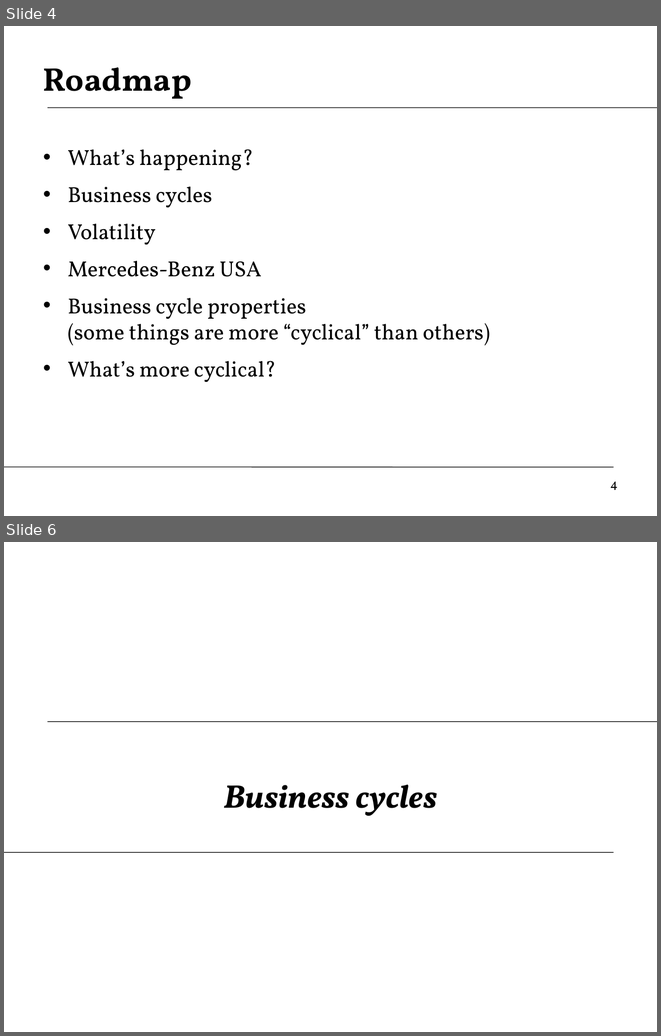
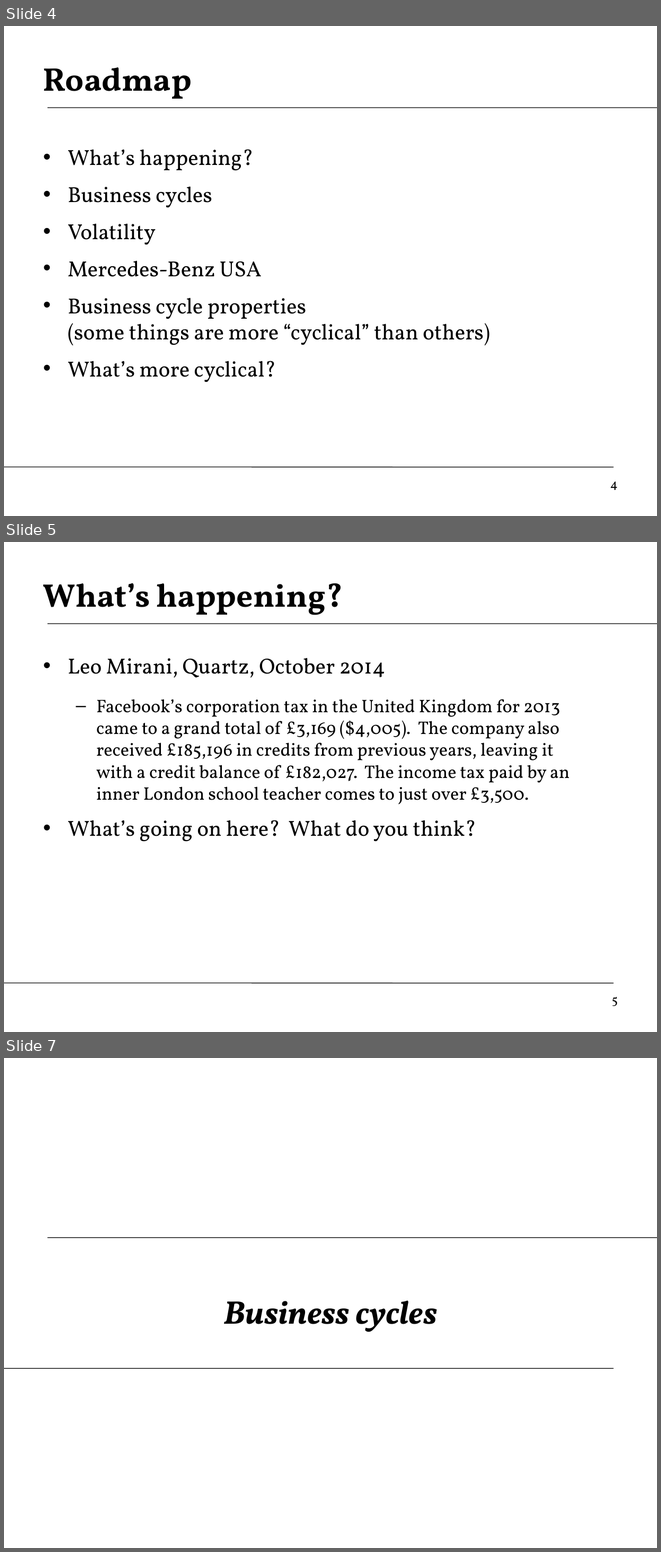
Before and after one commit to DaveBackus/Global_Economy, a slide deck: Slides/slides_cycleprops_f14.pptx. Shown one above the other, each under a label of ours: slides 4 and 6 before the commit, slides 4, 5 and 7 after it; the slides between them are not shown. The pictures are 661x1036 and 661x1552 pixels, drawn with LibreOffice and Linux fonts; fonts in the diff are those of the drawing. Boxes give left, top, right and bottom in pixels: in the first picture for what was removed or moved away, otherwise in the second. Text is boxed around its words. In the diff, an @@ line names an element or a change of style, - is before the commit and + after.

```diff
--- a/Slides/slides_cycleprops_f14.pptx
+++ b/Slides/slides_cycleprops_f14.pptx
@@ slide 5 added at bbox=[4, 542, 657, 1032], background #FFFFFF; not listed: 2 template elements that a slide beside it also shows @@
@@ title added at bbox=[43, 583, 343, 615], 36 pt, text #000000, bold @@
+What’s happening?
@@ text added at bbox=[68, 658, 570, 841], 20 pt, text #000000 @@
+• Leo Mirani, Quartz, October 2014
+  – Facebook’s corporation tax in the United Kingdom for 2013 came to a grand total of £3,169 ($4,005). The company also received £185,196 in credits from previous years, leaving it with a credit balance of £182,027. The income tax paid by an inner London school teacher comes to just over £3,500.
+• What’s going on here? What do you think?
@@ page number added at bbox=[612, 996, 618, 1006], 14 pt, text #000000 @@
+5
@@ what was slide 6 is now slide 7 @@
```
Also in this commit, not shown: 3 slides changed, 2 other slides added, 27 other files.
